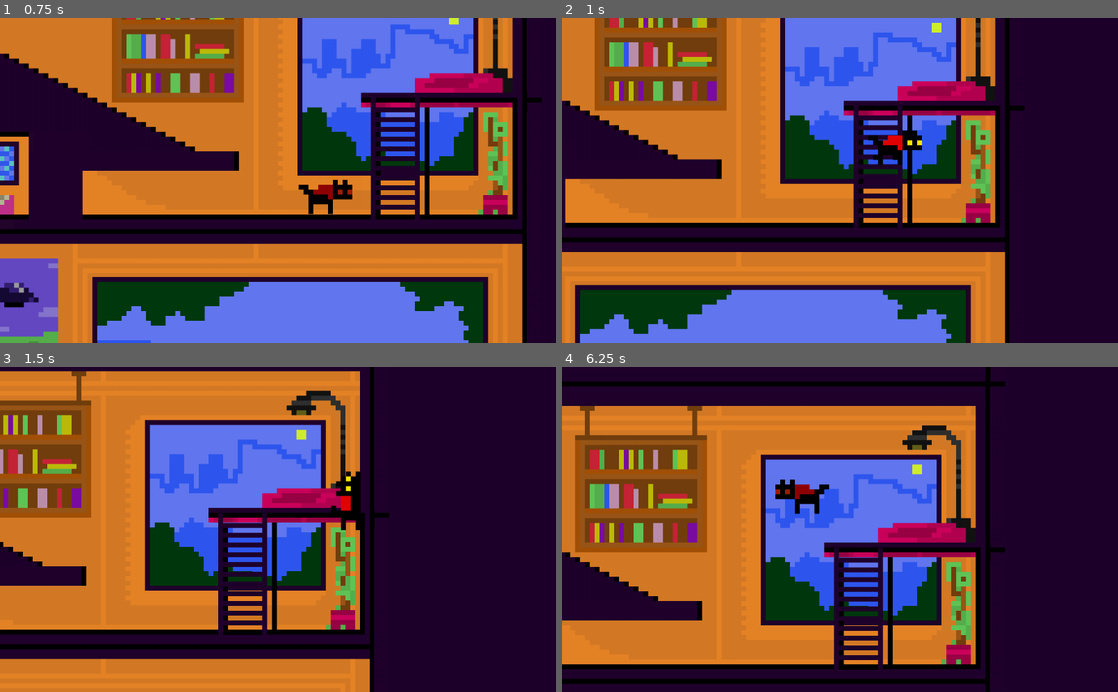
Above: before the commit, frames 1-4 (two rows, left to right).
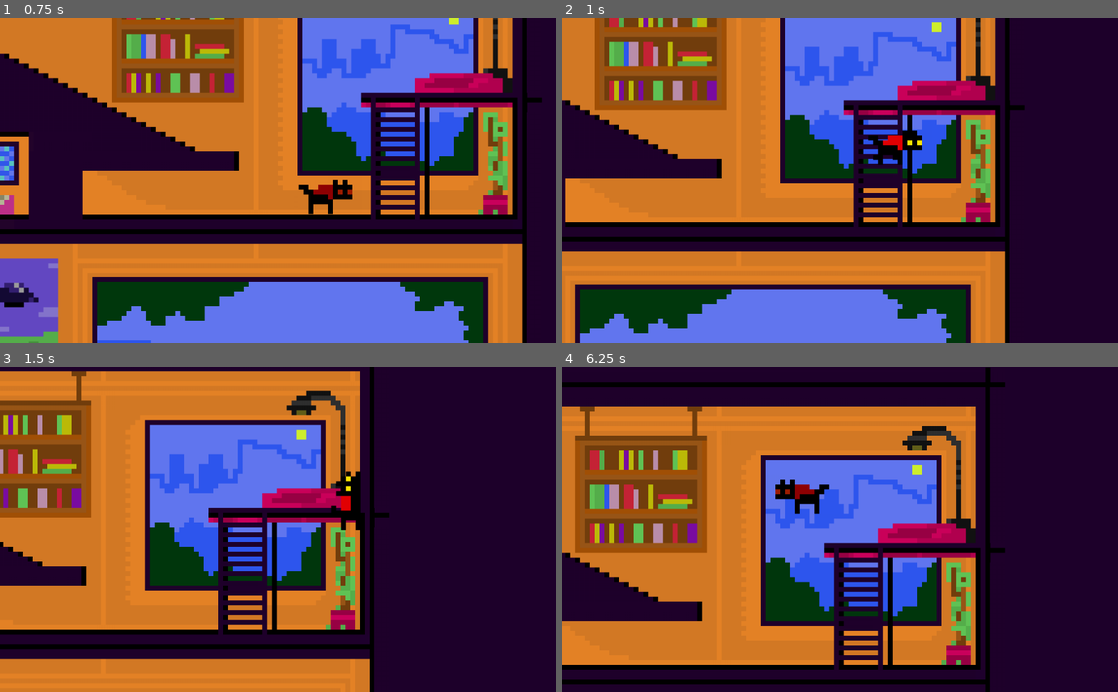
Above: after the commit, the same moments.

Repository: waozixyz/geocats
Game: Godot game, scene res://World.tscn
The game is run twice, just before and just after one commit, with the same random seed, the same clock (stepped at 60 frames per second) and the same inputs.
Inputs:
- Up to frame 1 (0.75 s): tap Enter at 0.5 s; hold Right (right) from 0.53 s (still down); tap Shift (dash) at 0.6 s
- Up to frame 2 (1 s): keep holding Right (right); tap Space (jump) at 0.77, 0.8 s
- Up to frame 3 (1.5 s): keep holding Right (right); tap Space (jump) at 1.07, 1.35 s
- Up to frame 4 (6.25 s): tap Space (jump) at 1.52, 1.82, 2.3, 3.02, 3.32, 3.6, 3.77, 4.07, 4.52, 4.82, 5.3, 5.85, 6.02 s; tap Shift (dash) at 1.55, 2.1, 2.85, 4.35, 5.1, 6.05 s; release Right (right) at 2.03 s; hold Left (left) 2.03-2.78 s; hold Right (right) 2.78-4.28 s; hold Left (left) 4.28-5.03 s; hold Right (right) 5.03-5.78 s; hold Left (left) from 5.78 s (still down)

Frame 1 is identical in both runs. In frame 2, 3.0% of the frame differs, in the area x 0-80%, y 1-99%; in frame 3, 0.3%; in frame 4, 2.6%.

Commit message:
add crouch logic

Diff:
--- a/Scenes/Player/Player.gd
+++ b/Scenes/Player/Player.gd
@@ -1,7 +1,7 @@
 extends KinematicBody2D
 
 #State Vars
-var states = ["idle", "run", "climb", "dash", "fall", "jump", "double_jump"] #list of all states
+var states = ["idle", "run", "crouch", "climb", "dash", "fall", "jump", "double_jump"] #list of all states
 var currentState = states[0] #what state's logic is being called every frame
 var previousState = null #last state that was being calles
 
@@ -20,6 +20,7 @@
 var isJumpReleased #will be 1 on the frame that the jump button was released
 
 var isUpPressed = 0 #will be 1 on the frame that the up button was pressed
+var isDownPressed = 0 #will be 1 on the frame that the down button was pressed
 
 var coyoteStartTime = 0 #ticks when you pressed jump button
 var elapsedCoyoteTime = 0 #elapsed time since you last clicked jump
@@ -136,6 +137,7 @@
 		lastDirection = movementInput #set last direction if movement input isnt 0
 
 	isUpPressed = Input.is_action_just_pressed("up")
+	isDownPressed = Input.is_action_just_pressed("down")
 
 	isJumpPressed = Input.is_action_just_pressed("jump")
 	isJumpReleased = Input.is_action_just_released("jump")
@@ -156,6 +158,7 @@
 	isDashPressed = Input.is_action_just_pressed("dash")
 
 
+
 func apply_gravity(delta):
 	#apply gravity in every state except dash
 	if currentState != "dash":
@@ -204,6 +207,9 @@
 
 	if isUpPressed && on_ladder:
 		set_state("climb")
+
+	if Input.get_action_strength("down") > 0:
+		set_state("crouch")
 
 #State Functions
 func climb_enter_logic():
@@ -214,9 +220,27 @@
 		#jump if you press button
 		jump(jumpVelocity)
 		set_state("jump")
-
+	if not on_ladder || is_on_floor() && movementInputY >= 0:
+		set_state("idle")
+	if movementInput != 0 and movementInputY == 0:
+		set_state("run")
 func climb_exit_logic():
 	pass
+
+func crouch_enter_logic():
+	pass
+
+func crouch_logic(delta):
+	default_logic()
+	if Input.get_action_strength("down") > 0:
+		anim = "crouch"
+	else:
+		set_state("idle")
+	move_horizontally(0)
+
+func crouch_exit_logic():
+	pass
+
 
 func idle_enter_logic():
 	anim = "idle"
@@ -274,7 +298,8 @@
 	default_anim()
 	move_horizontally(airFriction) #move horizontally
 	elapsedJumpBuffer = OS.get_ticks_msec() - jumpBufferStartTime #set elapsed time for jump buffer
-
+	if isUpPressed && on_ladder:
+		set_state("climb")
 	if isJumpPressed:
 		#if you press jump
 		if !isDoubleJumped && elapsedJumpBuffer > jumpBuffer:
@@ -344,7 +369,8 @@
 func jump_logic(delta):
 	default_anim()
 	move_horizontally(airFriction) #move horizontally and subtract airfriction from max speed
-
+	if isUpPressed && on_ladder:
+		set_state("climb")
 	if velocity.y < 0:
 		#if you are rising
 		if isJumpReleased:
@@ -378,7 +404,8 @@
 func double_jump_logic(delta):
 	default_anim()
 	move_horizontally(airFriction) #move horizontally and subtract airfriction from max speed
-
+	if isUpPressed && on_ladder:
+		set_state("climb")
 	if velocity.y < 0:
 		#if you are rising
 		if isJumpReleased:
@@ -443,7 +470,8 @@
 func wall_jump_logic(delta):
 	default_anim()
 	move_horizontally(airFriction) #move horizontally
-
+	if isUpPressed && on_ladder:
+		set_state("climb")
 	#if you want to add a wall jump thrust you can do so by:
 	#deifining a wallJumpThrust variable
 	#and putting velocity.x += wallJumpThrust * lastDirection here
--- a/Scenes/Player/Player.tscn
+++ b/Scenes/Player/Player.tscn
@@ -91,8 +91,11 @@
 "speed": 5.0
 } ]
 
+[sub_resource type="RectangleShape2D" id=10]
+extents = Vector2( 18.3628, 36.7931 )
+
 [sub_resource type="RectangleShape2D" id=11]
-extents = Vector2( 48.9132, 26.8768 )
+extents = Vector2( 48.9132, 26.0343 )
 
 [node name="Player" type="KinematicBody2D"]
 script = ExtResource( 8 )
@@ -101,19 +104,21 @@
 }
 
 [node name="Area2D" type="Area2D" parent="."]
+visible = false
 script = ExtResource( 9 )
 
 [node name="CollisionClimb" type="CollisionShape2D" parent="Area2D"]
 position = Vector2( 0, -3.1498 )
-shape = SubResource( 10 )
+shape = SubResource( 12 )
 
 [node name="AnimatedSprite" type="AnimatedSprite" parent="."]
 frames = SubResource( 9 )
-animation = "climb"
+animation = "walk"
+frame = 1
 playing = true
 
 [node name="CollisionSlide" type="CollisionShape2D" parent="."]
-position = Vector2( 0, -3.1498 )
+position = Vector2( 30.8777, -8.68248 )
 shape = SubResource( 10 )
 
 [node name="CollisionDefault" type="CollisionShape2D" parent="."]
--- a/World.tscn
+++ b/World.tscn
@@ -807,7 +807,7 @@
 extents = Vector2( 18, 81 )
 
 [sub_resource type="RectangleShape2D" id=89]
-extents = Vector2( 9, 99 )
+extents = Vector2( 18, 99 )
 
 [node name="World" type="Node2D"]
 
Not shown: 2 places in Scenes/Player/Player.tscn that only renumber resources
